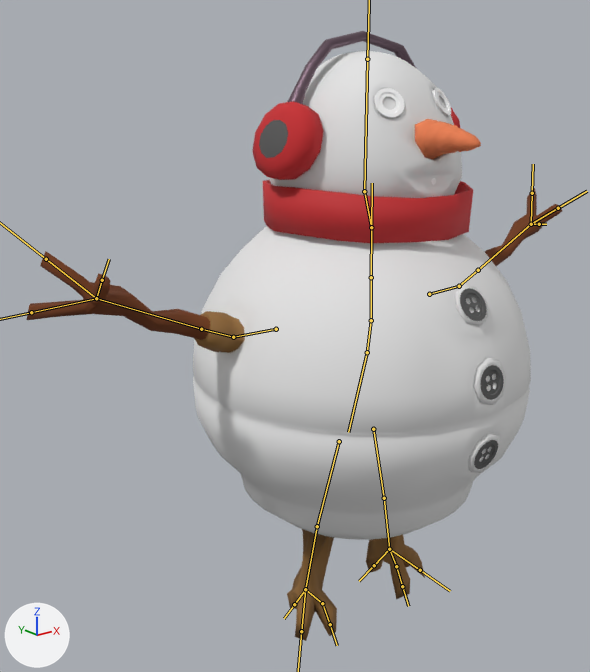
Renders of the FBX model Assets/Prefabs/snowman_final.fbx from each side of a commit.
Camera for both pictures: a 50 mm lens placed at (-5.63, -5.79, 5.72), pointed at (-0.48, 0.65, 3.15). The lights are fixed; the arrows at lower left show +X, +Y and +Z. The bones that bend it are drawn over the model as lines.

Objects in the first picture: 'Snowman_Low'.
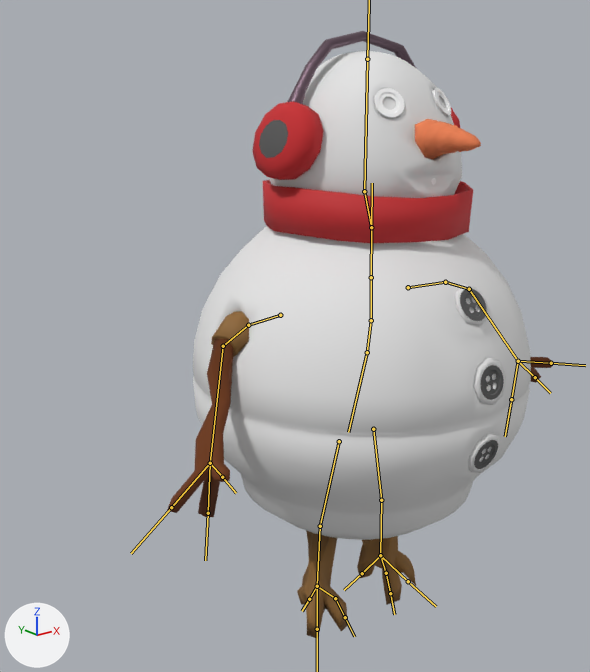
The newer file adds an action. The first version stands in its rest pose; the second is drawn at frame 110 of the action 'metarig|Extend'.

Pixel boxes (x1, y1, x2, y2) of what changed, in the pictures (590 x 672 px):
'Snowman_Low', posed (28% narrower): before (26, 31, 562, 641); after (167, 31, 553, 638)
bone 'thigh.L', root to tip: before (373, 429) to (384, 498); after (373, 429) to (381, 500)
bone 'shin.L', root to tip: before (384, 498) to (389, 549); after (381, 500) to (380, 555)
bone 'thigh.R', root to tip: before (339, 441) to (317, 526); after (339, 441) to (320, 526)
bone 'shin.R', root to tip: before (317, 526) to (305, 589); after (320, 526) to (317, 586)
bone 'upper_arm.L', root to tip: before (429, 294) to (459, 286); after (408, 287) to (445, 282)
bone 'forearm.L', root to tip: before (459, 286) to (478, 270); after (445, 282) to (469, 289)
bone 'hand.L', root to tip: before (478, 270) to (531, 224); after (469, 289) to (518, 361)
bone 'upper_arm.R', root to tip: before (276, 329) to (233, 337); after (280, 315) to (248, 325)
bone 'forearm.R', root to tip: before (233, 337) to (201, 329); after (248, 325) to (223, 346)
bone 'hand.R', root to tip: before (201, 329) to (96, 298); after (223, 346) to (210, 463)

The change, as a diff of the scene's bpy script:
```diff
--- a/Assets/Prefabs/snowman_final.fbx.py
+++ b/Assets/Prefabs/snowman_final.fbx.py
@@ bone_thigh_l @@
 bone_thigh_l = bpy.data.objects['metarig'].pose.bones['thigh.L']  # child of 'spine'
-bone_thigh_l.rotation_quaternion = (1.0, 0.0, 0.0, 0.0)  # degrees (0, 0, 0)
+bone_thigh_l.rotation_quaternion = (1.0, 0.0, 0.001, 0.022)  # degrees (0, 0, 3)
@@ bone_shin_l @@
 bone_shin_l = bpy.data.objects['metarig'].pose.bones['shin.L']  # child of 'thigh.L'
-bone_shin_l.rotation_quaternion = (1.0, 0.0, 0.0, 0.0)  # degrees (0, 0, 0)
+bone_shin_l.rotation_quaternion = (0.998, -0.006, 0.003, 0.057)  # degrees (-1, 0, 7)
@@ bone_thigh_r @@
 bone_thigh_r = bpy.data.objects['metarig'].pose.bones['thigh.R']  # child of 'spine'
-bone_thigh_r.rotation_quaternion = (1.0, 0.0, 0.0, 0.0)  # degrees (0, 0, 0)
+bone_thigh_r.rotation_quaternion = (1.0, 0.0, -0.001, -0.022)  # degrees (0, 0, -3)
@@ bone_shin_r @@
 bone_shin_r = bpy.data.objects['metarig'].pose.bones['shin.R']  # child of 'thigh.R'
-bone_shin_r.rotation_quaternion = (1.0, 0.0, 0.0, 0.0)  # degrees (0, 0, 0)
+bone_shin_r.rotation_quaternion = (0.998, -0.006, -0.003, -0.057)  # degrees (-1, 0, -7)
@@ bone_upper_arm_l @@
 bone_upper_arm_l = bpy.data.objects['metarig'].pose.bones['upper_arm.L']  # child of 'spine.003'
-bone_upper_arm_l.location = (0.0, 0.0, 0.0)
-bone_upper_arm_l.rotation_quaternion = (1.0, 0.0, 0.0, 0.0)  # degrees (0, 0, 0)
+bone_upper_arm_l.location = (-0.07, -0.18, -0.16)
+bone_upper_arm_l.rotation_quaternion = (0.992, 0.127, -0.004, 0.003)  # degrees (15, -1, 0)
@@ bone_forearm_l @@
 bone_forearm_l = bpy.data.objects['metarig'].pose.bones['forearm.L']  # child of 'upper_arm.L'
-bone_forearm_l.rotation_quaternion = (1.0, 0.0, 0.0, 0.0)  # degrees (0, 0, 0)
+bone_forearm_l.rotation_quaternion = (0.934, -0.077, 0.014, -0.349)  # degrees (-9, -2, -41)
@@ bone_hand_l @@
 bone_hand_l = bpy.data.objects['metarig'].pose.bones['hand.L']  # child of 'forearm.L'
-bone_hand_l.rotation_quaternion = (1.0, 0.0, 0.0, 0.0)  # degrees (0, 0, 0)
+bone_hand_l.rotation_quaternion = (0.926, 0.135, -0.086, -0.341)  # degrees (18, -4, -41)
@@ bone_upper_arm_r @@
 bone_upper_arm_r = bpy.data.objects['metarig'].pose.bones['upper_arm.R']  # child of 'spine.003'
-bone_upper_arm_r.location = (0.0, 0.0, 0.0)
-bone_upper_arm_r.rotation_quaternion = (1.0, 0.0, 0.0, 0.0)  # degrees (0, 0, 0)
+bone_upper_arm_r.location = (0.07, -0.18, -0.16)
+bone_upper_arm_r.rotation_quaternion = (0.992, 0.127, 0.004, -0.003)  # degrees (15, 1, 0)
@@ bone_forearm_r @@
 bone_forearm_r = bpy.data.objects['metarig'].pose.bones['forearm.R']  # child of 'upper_arm.R'
-bone_forearm_r.rotation_quaternion = (1.0, 0.0, 0.0, 0.0)  # degrees (0, 0, 0)
+bone_forearm_r.rotation_quaternion = (0.934, -0.077, -0.014, 0.349)  # degrees (-9, 2, 41)
@@ bone_hand_r @@
 bone_hand_r = bpy.data.objects['metarig'].pose.bones['hand.R']  # child of 'forearm.R'
-bone_hand_r.rotation_quaternion = (1.0, 0.0, 0.0, 0.0)  # degrees (0, 0, 0)
+bone_hand_r.rotation_quaternion = (0.926, 0.135, 0.086, 0.341)  # degrees (18, 4, 41)
```
